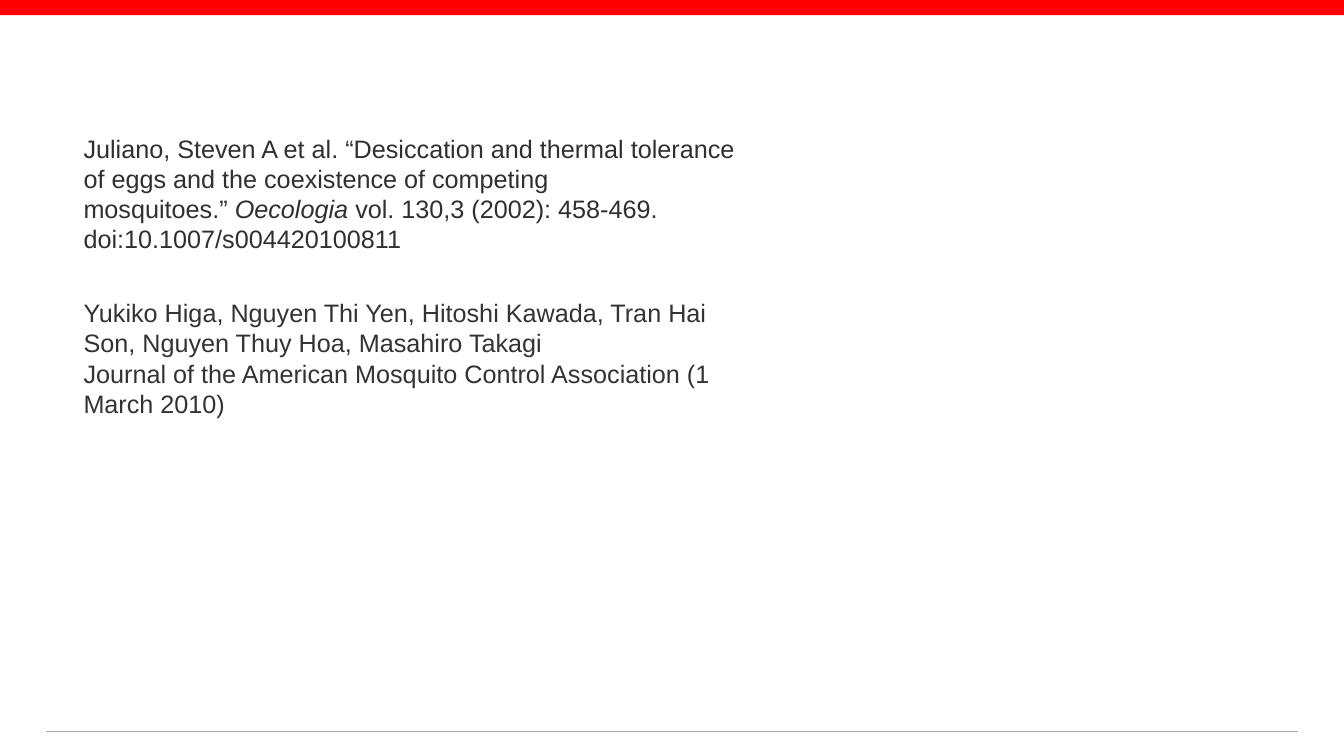
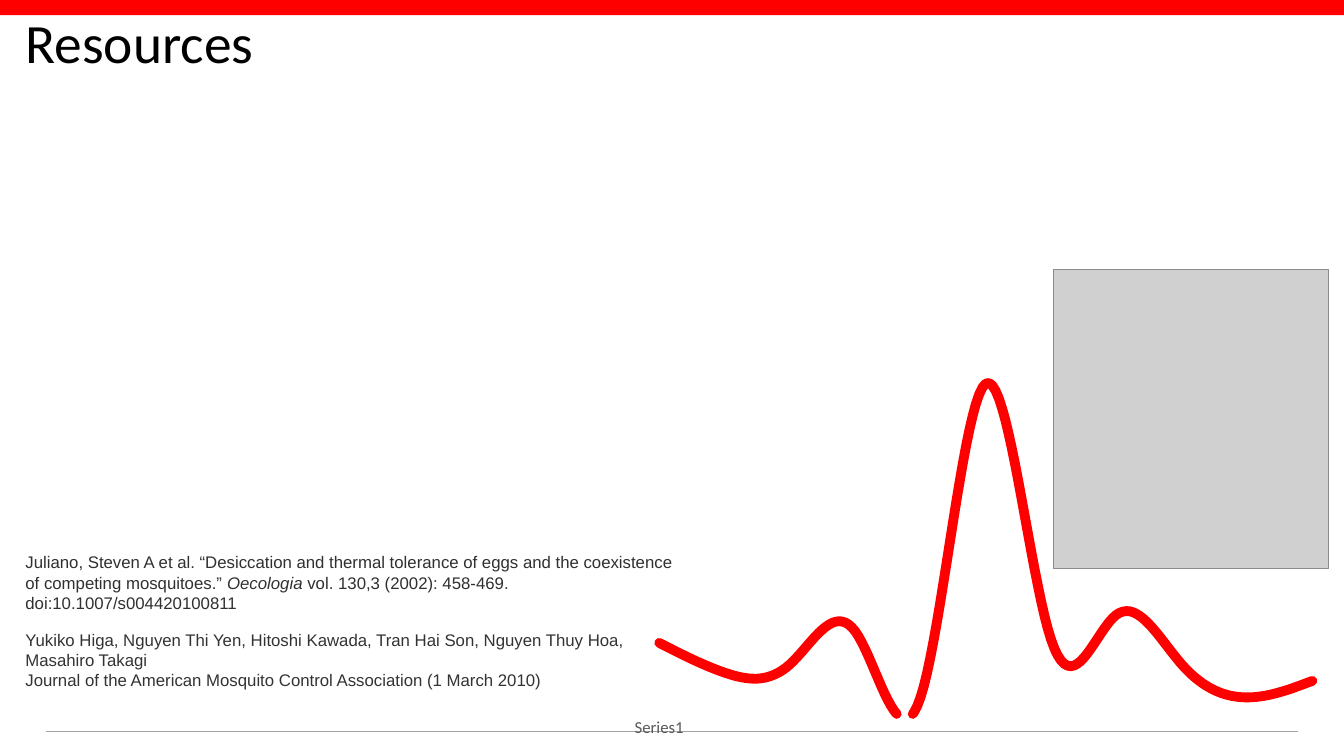
Before and after one commit to conditg/deng-ai, a slide deck: slide 14 of DengAI.pptx. Drawn at 1344x756 pixels with LibreOffice and Linux fonts; fonts in the diff are those of the drawing; grey boxes stand for pictures; background and template pictures are left out. Boxes give left, top, right and bottom in pixels: in the first picture for what was removed or moved away, otherwise in the second. Text is boxed around its words. In the diff, an @@ line names an element or a change of style, - is before the commit and + after.

Commit message:
presentation in progress

```diff
--- a/DengAI.pptx
+++ b/DengAI.pptx
@@ title added at [26, 27, 254, 64], 39.6 pt, text #000000 @@
+Resources
@@ line chart added at [608, 270, 1344, 756] @@
+categories: , , , , , , , , , , 
+Series 1: 22, 12, 15, 25, 5, 100, 22, 30, 15, 5, 10
@@ picture added at [1054, 270, 1329, 569] @@
@@ text "Juliano, Steven A et al. ...": place and size @@
-text "Juliano, Steven A et al. ..." at [84, 139, 735, 249]
+text "Juliano, Steven A et al. ..." at [25, 556, 673, 609]
@@ text "Juliano, Steven A et al. ..." at [25, 556, 673, 609]: size 18 to 12 pt @@
@@ text "Yukiko Higa, Nguyen Thi Yen, ..." at [25, 634, 623, 690]: size 18 to 12 pt @@
@@ text "Yukiko Higa, Nguyen Thi Yen, ...": place and size @@
-text "Yukiko Higa, Nguyen Thi Yen, ..." at [84, 303, 709, 419]
+text "Yukiko Higa, Nguyen Thi Yen, ..." at [25, 634, 623, 690]
```
Also in this commit, not shown: 1 other slide changed, 3 slides added, 3 other files.
